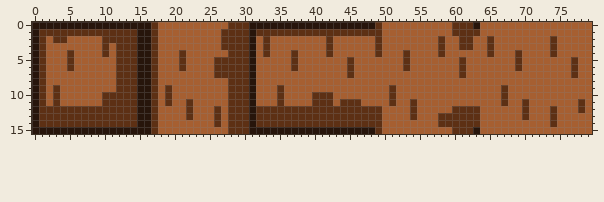
Sprite sheet -- assets/textures/world/blocks/wood_log.png. Above, as it was before the edit.
The file is 80x16 pixels.
After:
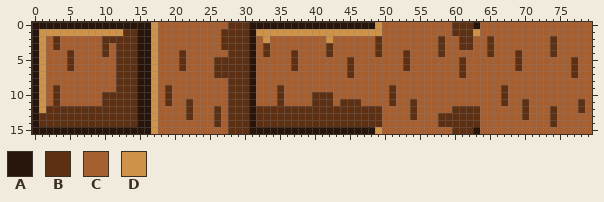
Palette (. is transparent): A #27150b  B #5d3014  C #a65f31  D #ce9248
Diff:
{"y":0,"x":17,"old":"B","new":"D"}
{"y":0,"x":49,"old":"B","new":"D"}
{"y":1,"x":1,"old":"BBBBBBBBBBBB","new":"DDDDDDDDDDDD"}
{"y":1,"x":17,"old":"B","new":"D"}
{"y":1,"x":32,"old":"BBBBBBBBBBBBBBBBBB","new":"DDDDDDDDDDDDDDDDDD"}
{"y":1,"x":63,"old":"B","new":"D"}
{"y":2,"x":1,"old":"B","new":"D"}
{"y":2,"x":4,"old":"B","new":"C"}
{"y":2,"x":17,"old":"B","new":"D"}
{"y":2,"x":33,"old":"B","new":"D"}
{"y":2,"x":42,"old":"B","new":"D"}
{"y":3,"x":1,"old":"B","new":"D"}
{"y":3,"x":3,"old":"C","new":"B"}
{"y":3,"x":17,"old":"B","new":"D"}
{"y":4,"x":1,"old":"B","new":"D"}
{"y":4,"x":17,"old":"B","new":"D"}
{"y":5,"x":1,"old":"B","new":"D"}
{"y":5,"x":17,"old":"B","new":"D"}
{"y":6,"x":1,"old":"B","new":"D"}
{"y":6,"x":17,"old":"B","new":"D"}
{"y":7,"x":1,"old":"B","new":"D"}
{"y":7,"x":17,"old":"B","new":"D"}
{"y":8,"x":1,"old":"B","new":"D"}
{"y":8,"x":17,"old":"B","new":"D"}
{"y":9,"x":1,"old":"B","new":"D"}
{"y":9,"x":17,"old":"B","new":"D"}
{"y":10,"x":1,"old":"B","new":"D"}
{"y":10,"x":17,"old":"B","new":"D"}
{"y":11,"x":1,"old":"B","new":"D"}
{"y":11,"x":17,"old":"B","new":"D"}
{"y":12,"x":1,"old":"B","new":"D"}
{"y":12,"x":17,"old":"B","new":"D"}
{"y":13,"x":17,"old":"B","new":"D"}
{"y":14,"x":17,"old":"B","new":"D"}
{"y":15,"x":17,"old":"B","new":"D"}
{"y":15,"x":49,"old":"B","new":"D"}
{"label":"changed","picture_box":[39,22,158,134]}
{"label":"changed","picture_box":[256,22,382,43]}
{"label":"changed","picture_box":[473,29,480,36]}
{"label":"changed","picture_box":[375,127,382,134]}
